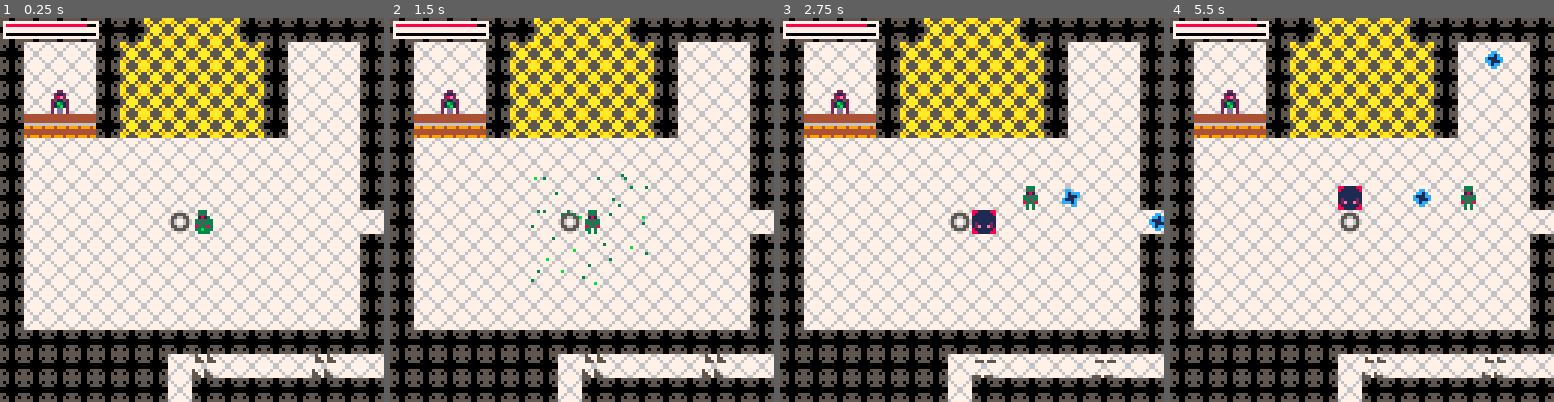
Above: before the commit, frames 1-4 (left to right).
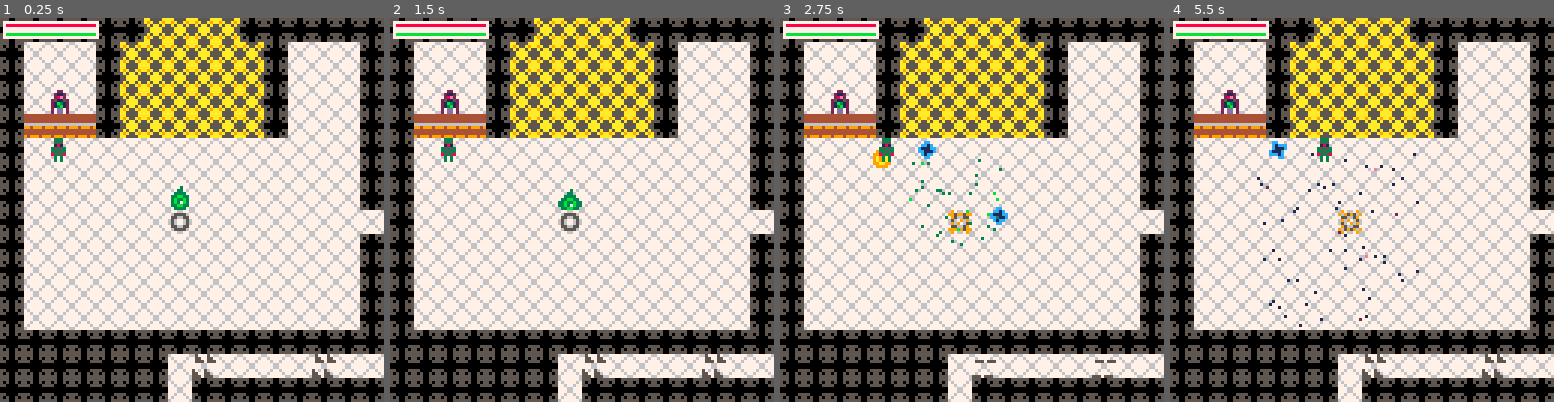
Above: after the commit, the same moments.

Repository: rledford/pico-door
Game: PICO-8 cartridge door.p8
The game is run twice, just before and just after one commit, with the same random seed, the same clock (stepped at 60 frames per second) and the same inputs.
Inputs:
- Up to frame 1 (0.25 s): no input
- Up to frame 2 (1.5 s): tap X (X key) at 0.33, 1.07 s; tap O (Z key) at 0.7 s
- Up to frame 3 (2.75 s): hold Right 1.6-2.1 s; tap O (Z key) at 1.7, 2.1, 2.5 s; tap X (X key) at 1.85 s; hold Up 2.15-2.42 s; hold Right from 2.47 s (still down)
- Up to frame 4 (5.5 s): tap O (Z key) every 0.4 s from 2.9 to 5.3 s; tap X (X key) at 2.97, 4.08, 5.2 s; release Right at 3.03 s; hold Left 3.08-3.58 s; hold Down 3.63-3.97 s; hold Right 4.02-4.68 s; hold Up 4.73-5.03 s; hold Left from 5.08 s (still down)

The runs differ from the first frame. In frame 1, 0.8% of the frame differs, in the area x 1-56%, y 1-57%; in frame 2, 1.0%; in frame 3, 1.9%, in the area x 1-100%, y 1-60%; in frame 4, 1.9%.

Commit message:
Add str width util and show player stats in vendor window. Change hp pickup sprite to match gem pickup size.

Diff:
--- a/door.p8
+++ b/door.p8
@@ -46,6 +46,8 @@
 -- [x] add tile or use X input to activate vendor purchase window when next to vendor
 -- [x] add projectile upgrade to damage and pass-through instead of destroy on hit
 -- [x] add projectile fire-rate upgrade
+-- [x] add calculate str width util
+-- [x] show player stats in vendor window (gems, hp)
 -- [] add emeny stats vary on difficulty
 -- increases difficulty by x % every time player purchases an upgrade
 -- [] add main door with minimum damage requirement to take damage
@@ -100,6 +102,8 @@
 TRAP_TILE = 19
 PORTAL_TILE = 21
 VENDOR_TILE = 37
+GEM_TILE = 28
+HP_TILE = 27
 
 -- globals --
 -------------
@@ -132,7 +136,7 @@
 
 function _init()
 	cls()
-	player = init_object(player_type, 64, 64)
+	player = init_object(player_type, 16, 40)
 	start_room_transition(0,0)
 	make_enemy_spawn_point(56, 64)
 	update_fn = game_update
@@ -213,13 +217,13 @@
 		this.has_ricochet = false
 		this.has_pierce = false
 		this.face = {x=1,y=0}
-		this.max_hp = 10
+		this.max_hp = 9999
 		this.hp = this.max_hp
 		this.group = PLAYER_GROUP
 		this.anim = make_animation({32})
 		this.hurt_collidable = false
-		this.max_gems = 100
-		this.gems = 0
+		this.max_gems = 9999
+		this.gems = 9999
 		this.dead = false
 	end,
 	take_damage=function(this, amt)
@@ -330,11 +334,11 @@
 upgrade_max_gems = {
 	spr = 40,
 	name = "satchel",
-	description = "+25 to max gems.",
+	description = "+50 to max gems.",
 	cost = 50,
 	persist = true,
 	on_upgrade = function()
-		player.max_gems += 25
+		player.max_gems += 50
 	end
 }
 
@@ -355,9 +359,9 @@
 	name = "fast-shot",
 	description = "increase rate of fire.",
 	cost = 200,
-	persist = true,
+	persist = false,
 	on_upgrade = function()
-		player.fire_rate = clamp(player.fire_rate - 1, 8, 100)
+		player.fire_rate = 8
 		player.fire_timer = 0
 	end
 }
@@ -427,12 +431,19 @@
 		draw = function(this)
 			local window_rect = {left=camera_pos.x + 8, top=camera_pos.y+32, right=camera_pos.x + 119, bottom=camera_pos.y + 83}
 			local pad = 4
+			local gems_text = tostring(player.gems).."/"..tostring(player.max_gems)
+			local hp_text = tostring(player.hp).."/"..tostring(player.max_hp)
 			rectfill(window_rect.left, window_rect.top, window_rect.right, window_rect.bottom, 13)
 			rect(window_rect.left, window_rect.top, window_rect.right, window_rect.bottom, 2)
+			print("lunkik", window_rect.left + pad, window_rect.top + pad/2, 2)
+			spr(GEM_TILE, window_rect.right - text_w_px(gems_text) - TILE_SIZE - 1, window_rect.top)
+			print(gems_text, window_rect.right - text_w_px(gems_text) - pad/2, window_rect.top + pad/2, 11)
+			spr(HP_TILE, window_rect.right - text_w_px(hp_text) - TILE_SIZE - 2, window_rect.top + 6)
+			print(hp_text, window_rect.right - text_w_px(hp_text) - pad/2, window_rect.top + pad/2 + 6, 2)
 			local itemx
 			for i=0,count(vendor_obj.inventory)-1 do
 				itemx = window_rect.left + 20 + TILE_SIZE * i + pad + (pad * i)
-				itemy = window_rect.top + pad + TILE_SIZE
+				itemy = window_rect.top + pad*2 + TILE_SIZE
 				rectfill(itemx-1, itemy-1, itemx + TILE_SIZE, itemy + TILE_SIZE, 0)
 				spr(vendor_obj.inventory[i+1].spr, itemx, itemy)
 				if i+1 == this.selected_upgrade then
@@ -440,12 +451,13 @@
 				end
 			end
 			local details_left = window_rect.left + pad
-			local details_top = window_rect.top + 24
+			local details_top = window_rect.top + 29
 			local details_line_h = 8
 
 			print(vendor_obj.inventory[this.selected_upgrade].name, details_left, details_top, 7)
 			print(vendor_obj.inventory[this.selected_upgrade].description, details_left, details_top + details_line_h)
-			print(vendor_obj.inventory[this.selected_upgrade].cost, details_left,  details_top  + details_line_h * 2, 7)
+			spr(GEM_TILE, details_left - 2, details_top + details_line_h * 2 - 2)
+			print(vendor_obj.inventory[this.selected_upgrade].cost, details_left + 5,  details_top  + details_line_h * 2, 11)
 		end
 	}
 	window = win
@@ -500,7 +512,7 @@
 end
 
 function make_hp_pickup(x, y, amount)
-	local pickup = make_pickup(x, y, make_animation({9,10}, 16), 10)
+	local pickup = make_pickup(x, y, make_animation({26,27}, 16), 10)
 	local on_pickup = function(player)
 		player.hp = clamp(player.hp + amount, player.hp, player.max_hp)
 		destroy_object(pickup)
@@ -551,7 +563,7 @@
 		if not this.can_move_to((nextx + TILE_HALF_SIZE)/TILE_SIZE, (nexty + TILE_HALF_SIZE)/TILE_SIZE) then
 			if this.ricochet then
 				this.hit_list = {}
-				-- cheap bounce calc without normals since all walls are axis-aligned (no need to calculate collision normals)
+				-- cheap bounce calc without normals since all walls are axis-aligned
 				if not this.can_move_to((this.x + TILE_HALF_SIZE)/TILE_SIZE, (nexty + TILE_HALF_SIZE)/TILE_SIZE) then
 					-- hit top or bottom of wall so reverse y
 					this.direction.y *= -1
@@ -559,6 +571,8 @@
 					-- hit left or right of wall so reverse x
 					this.direction.x *= -1
 				end
+				-- skip setting position to nextx,nexty to prevent drilling through corners
+				return
 			else
 				destroy_object(this)
 			end
@@ -1030,9 +1044,9 @@
 				-- which should handle spawning pickups
 				if obj.type ~= player_type then
 					if rnd(1000) > 900 then
-						make_hp_pickup(obj.x,obj.y,1)
-					elseif rnd(1000) > 500 then
-						make_gems_pickup(obj.x,obj.y,1)
+						make_hp_pickup(obj.x,obj.y,flr(rnd(10) + 1))
+					elseif rnd(1000) > 100 then
+						make_gems_pickup(obj.x,obj.y,flr(rnd(10)) + 1)
 					end
 					sfx(4)
 				end
@@ -1508,6 +1522,10 @@
 -- utils --
 -----------
 
+function text_w_px(text)
+	return #text * 4 - 1
+end
+
 function get_open_pos_next_to(x, y)
 	local c = flr(x/TILE_SIZE)
 	local r = flr(y/TILE_SIZE)
@@ -1582,11 +1600,11 @@
 00000000555005556777777644c44c4455575556aa5555aa67766776090000900900009000000000000000000855858008558580880000884444444444444444
 000000000000000005000500677667766776677600cccc0000cccc0000cccc0000cccc0000000000000000000000000000000000000000000000000000000000
 0000000005000500055005507ffffff7767777670c0cccc00c00ccc00c000cc00c0000c0000000000000000000000000000000000000000000cc0000000cc000
-0555055505550555055505557f6ff6f77ffffff7c00cccccc00cccccc00000ccc000000c00000000000000000000000000033000000bb00000c1ccc000cc1c00
-000000000000000000000000677667766f7ff7f6c0ccccccc00cccccc00000ccc000000c000000000000000000000000003bb30000b33b0000c111c00c111cc0
-000000000000000000000000677667766f7ff7f6c0ccccccc00cccccc00000ccc000000c000000000000000000000000003bb30000b33b000c111c000cc111c0
-0000000000000000500050007f6ff6f77ffffff7c00cccccc00cccccc00000ccc000000c00000000000000000000000000033000000bb0000ccc1c0000c1cc00
-0000000050005000550055007ffffff7767777670c0cccc00c00ccc00c000cc00c0000c000000000000000000000000000000000000000000000cc00000cc000
+0555055505550555055505557f6ff6f77ffffff7c00cccccc00cccccc00000ccc000000c00000000000808000002020000033000000bb00000c1ccc000cc1c00
+000000000000000000000000677667766f7ff7f6c0ccccccc00cccccc00000ccc000000c000000000082828000282820003bb30000b33b0000c111c00c111cc0
+000000000000000000000000677667766f7ff7f6c0ccccccc00cccccc00000ccc000000c000000000082228000288820003bb30000b33b000c111c000cc111c0
+0000000000000000500050007f6ff6f77ffffff7c00cccccc00cccccc00000ccc000000c00000000000828000002820000033000000bb0000ccc1c0000c1cc00
+0000000050005000550055007ffffff7767777670c0cccc00c00ccc00c000cc00c0000c000000000000080000000200000000000000000000000cc00000cc000
 555055505550555055505550677667766776677600cccc0000cccc0000cccc0000cccc0000000000000000000000000000000000000000000000000000000000
 0033300000000000000000000000000000000000000220000002200044444444004444000ccc000000777000022002200c7c0000055775500000000000000000
 0053500000000000000000000000000000000000002112000021120044444444040000400711cccc0077770c278228820c77cccc555555550099990000aaaa00
@@ -1745,9 +1763,9 @@
 0127272701050505050505010202020101020201020202020202060201020201010204020402010000000000000000000000000000000000000000000000000000000000000000000000000000000000000000000000000000000000000000000000000000000000000000000000000000000000000000000000000000000000
 0102020202020202020202020202020101020202020202020202020201020201010402040204010000000000000000000000000000000000000000000000000000000000000000000000000000000000000000000000000000000000000000000000000000000000000000000000000000000000000000000000000000000000
 0102020202020202020202020202020101020202020202020202020201020201010202060202010000000000000000000000000000000000000000000000000000000000000000000000000000000000000000000000000000000000000000000000000000000000000000000000000000000000000000000000000000000000
-0102020202020202020202020202020101010101020202020202020201020201010202020202010000000000000000000000000000000000000000000000000000000000000000000000000000000000000000000000000000000000000000000000000000000000000000000000000000000000000000000000000000000000
-0102020202020202020202020202020202020203020202020202020201020201010202020202010000000000000000000000000000000000000000000000000000000000000000000000000000000000000000000000000000000000000000000000000000000000000000000000000000000000000000000000000000000000
-0102020202020202020202020202020101010101020202020202020201020201010202020202010101010101010101010000000000000000000000000000000000000000000000000000000000000000000000000000000000000000000000000000000000000000000000000000000000000000000000000000000000000000
+0102020202020202020202020202020101150202020202020202020201020201010202020202010000000000000000000000000000000000000000000000000000000000000000000000000000000000000000000000000000000000000000000000000000000000000000000000000000000000000000000000000000000000
+0102020202020202020202020202020202020202020202020202020201020201010202020202010000000000000000000000000000000000000000000000000000000000000000000000000000000000000000000000000000000000000000000000000000000000000000000000000000000000000000000000000000000000
+0102020202020202020202020202020101020202020202020202020201020201010202020202010101010101010101010000000000000000000000000000000000000000000000000000000000000000000000000000000000000000000000000000000000000000000000000000000000000000000000000000000000000000
 0102020202020202020202020202020101020202020202020202020201020201010202020202020202020402040204010000000000000000000000000000000000000000000000000000000000000000000000000000000000000000000000000000000000000000000000000000000000000000000000000000000000000000
 0102020202020202020202020202020101020202020202020202020201020201010202020202020202020204020402010000000000000000000000000000000000000000000000000000000000000000000000000000000000000000000000000000000000000000000000000000000000000000000000000000000000000000
 0102020202020202020202020202020101020201020202020202060203020201010202060202020202060402040204030000000000000000000000000000000000000000000000000000000000000000000000000000000000000000000000000000000000000000000000000000000000000000000000000000000000000000
@@ -1755,20 +1773,20 @@
 0101010101010102040202020204020202020202020202020202020201020201010202020202020202020402040204010000000000000000000000000000000000000000000000000000000000000000000000000000000000000000000000000000000000000000000000000000000000000000000000000000000000000000
 0101010101010102010101010101010101010101010101010102010101010101010101010101010101010101010101010000000000000000000000000000000000000000000000000000000000000000000000000000000000000000000000000000000000000000000000000000000000000000000000000000000000000000
 0101010101010102010101010101010101010101010101010102010101010101010000000000000000000000000000000000000000000000000000000000000000000000000000000000000000000000000000000000000000000000000000000000000000000000000000000000000000000000000000000000000000000000
-0102020202020102010202020202020101020202020202020102010202020201010000000000000000000000000000000000000000000000000000000000000000000000000000000000000000000000000000000000000000000000000000000000000000000000000000000000000000000000000000000000000000000000
-0102020202020102010202020202020101020202020202020102010202020201010000000000000000000000000000000000000000000000000000000000000000000000000000000000000000000000000000000000000000000000000000000000000000000000000000000000000000000000000000000000000000000000
 0102020202020103010202020202020101020202020202020103010202020201010000000000000000000000000000000000000000000000000000000000000000000000000000000000000000000000000000000000000000000000000000000000000000000000000000000000000000000000000000000000000000000000
-0106020202020402040202020202060101020202020202020213020202020201010000000000000000000000000000000000000000000000000000000000000000000000000000000000000000000000000000000000000000000000000000000000000000000000000000000000000000000000000000000000000000000000
+0102020202020402040202020202020101020202020202020213020202020201010000000000000000000000000000000000000000000000000000000000000000000000000000000000000000000000000000000000000000000000000000000000000000000000000000000000000000000000000000000000000000000000
 0102020202020204020202020202020101020202020202020202020202020201010000000000000000000000000000000000000000000000000000000000000000000000000000000000000000000000000000000000000000000000000000000000000000000000000000000000000000000000000000000000000000000000
+0106020202020202020202020202060101020202020202020202020202020201010000000000000000000000000000000000000000000000000000000000000000000000000000000000000000000000000000000000000000000000000000000000000000000000000000000000000000000000000000000000000000000000
+0102020202020202020202020202020101020202020202020202020202020201010000000000000000000000000000000000000000000000000000000000000000000000000000000000000000000000000000000000000000000000000000000000000000000000000000000000000000000000000000000000000000000000
 0102020202020202020202020202020101020202020202020202020202020201010000000000000000000000000000000000000000000000000000000000000000000000000000000000000000000000000000000000000000000000000000000000000000000000000000000000000000000000000000000000000000000000
 0102020202020202020202020202020101020202020202020202020202020201010000000000000000000000000000000000000000000000000000000000000000000000000000000000000000000000000000000000000000000000000000000000000000000000000000000000000000000000000000000000000000000000
 0102020202020202020202020202020101020202020202020202020202020201010000000000000000000000000000000000000000000000000000000000000000000000000000000000000000000000000000000000000000000000000000000000000000000000000000000000000000000000000000000000000000000000
 0102020202020202020202020202020101020202020202020202020202020201010000000000000000000000000000000000000000000000000000000000000000000000000000000000000000000000000000000000000000000000000000000000000000000000000000000000000000000000000000000000000000000000
 0102020202020202020202020202020101020202020101010101010101010101010000000000000000000000000000000000000000000000000000000000000000000000000000000000000000000000000000000000000000000000000000000000000000000000000000000000000000000000000000000000000000000000
-0102020202020202020202020202020101020202020602020202020201020201010000000000000000000000000000000000000000000000000000000000000000000000000000000000000000000000000000000000000000000000000000000000000000000000000000000000000000000000000000000000000000000000
-0102020202020206020202020202020101130102020202020202020203060202010000000000000000000000000000000000000000000000000000000000000000000000000000000000000000000000000000000000000000000000000000000000000000000000000000000000000000000000000000000000000000000000
-0102020101010101010101010101010101030102020602020202020201020201010000000000000000000000000000000000000000000000000000000000000000000000000000000000000000000000000000000000000000000000000000000000000000000000000000000000000000000000000000000000000000000000
-0101040304020402040402020404020202020101010101010101010101010101010000000000000000000000000000000000000000000000000000000000000000000000000000000000000000000000000000000000000000000000000000000000000000000000000000000000000000000000000000000000000000000000
+0102020101010101010101010101010101130202020602020202020201020201010000000000000000000000000000000000000000000000000000000000000000000000000000000000000000000000000000000000000000000000000000000000000000000000000000000000000000000000000000000000000000000000
+0102020402040202060202020402040101030102020202020202020203060202010000000000000000000000000000000000000000000000000000000000000000000000000000000000000000000000000000000000000000000000000000000000000000000000000000000000000000000000000000000000000000000000
+0102040204020402020202040204020202020102020602020202020201020201010000000000000000000000000000000000000000000000000000000000000000000000000000000000000000000000000000000000000000000000000000000000000000000000000000000000000000000000000000000000000000000000
+0102020402040202020202020402040101010101010101010101010101010101010000000000000000000000000000000000000000000000000000000000000000000000000000000000000000000000000000000000000000000000000000000000000000000000000000000000000000000000000000000000000000000000
 0101010101010101010101010101010101010101010101010101010101010101010000000000000000000000000000000000000000000000000000000000000000000000000000000000000000000000000000000000000000000000000000000000000000000000000000000000000000000000000000000000000000000000
 
 
